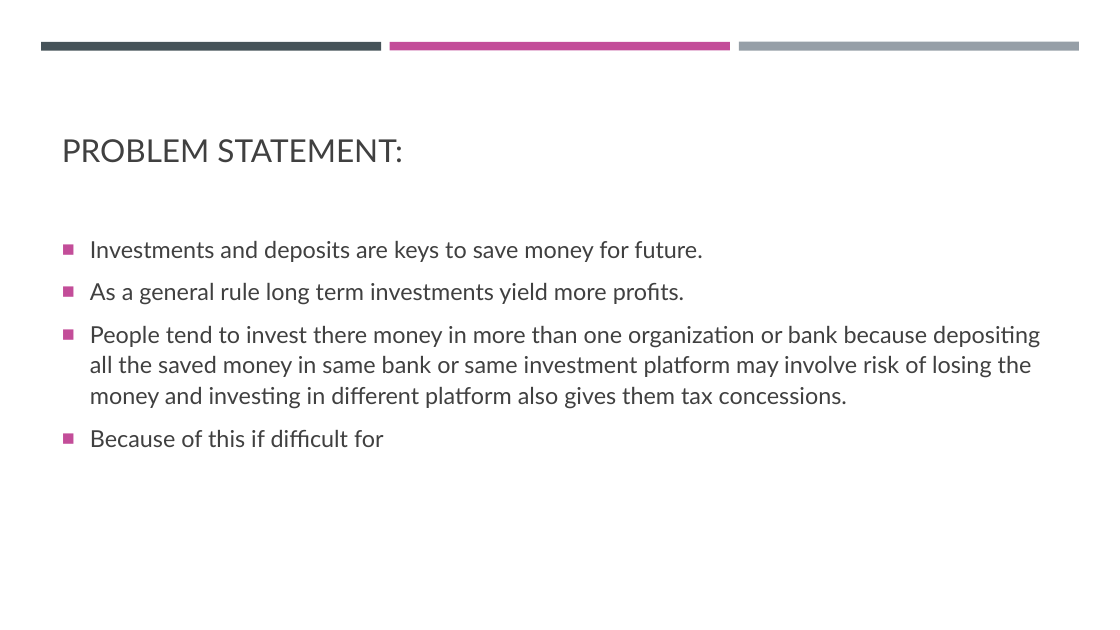
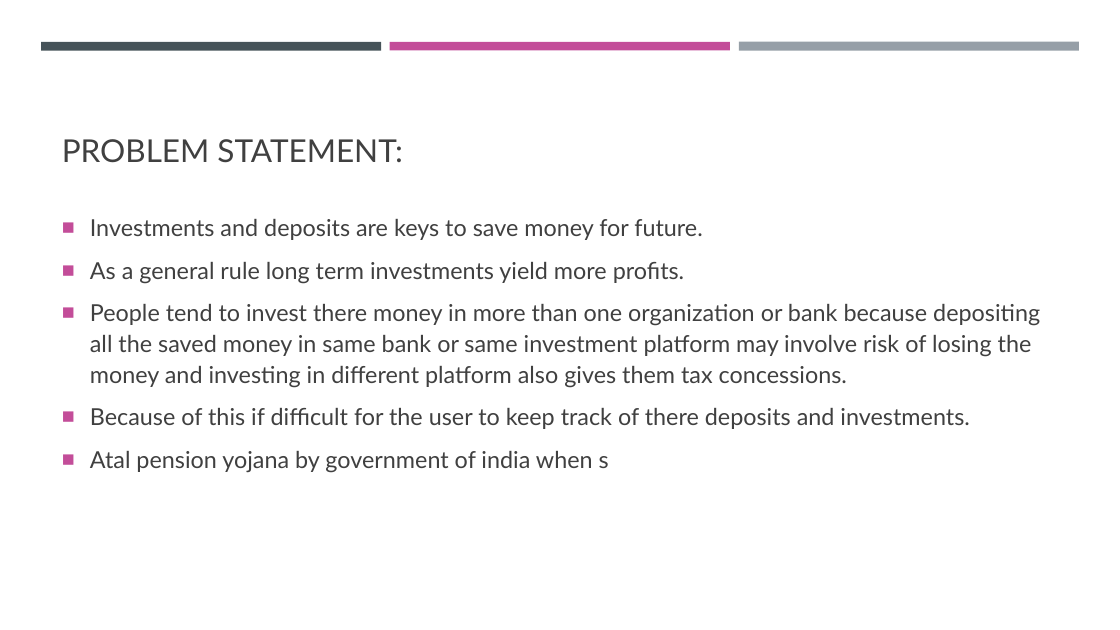
Before and after one commit to ssathyanaray2/Payment_Tracker, a slide deck: slide 2 of pt_ppt.pptx. Drawn at 1120x630 pixels with LibreOffice and Linux fonts; fonts in the diff are those of the drawing. Boxes give left, top, right and bottom in pixels: in the first picture for what was removed or moved away, otherwise in the second. Text is boxed around its words. In the diff, an @@ line names an element or a change of style, - is before the commit and + after.

```diff
--- a/pt_ppt.pptx
+++ b/pt_ppt.pptx
@@ text at <box>90,408,969,473</box>: text changed @@
-■ Because of this if difficult for
+■ Because of this if difficult for the user to keep track of there deposits and investments.
+■ Atal pension yojana by government of india when s
```
